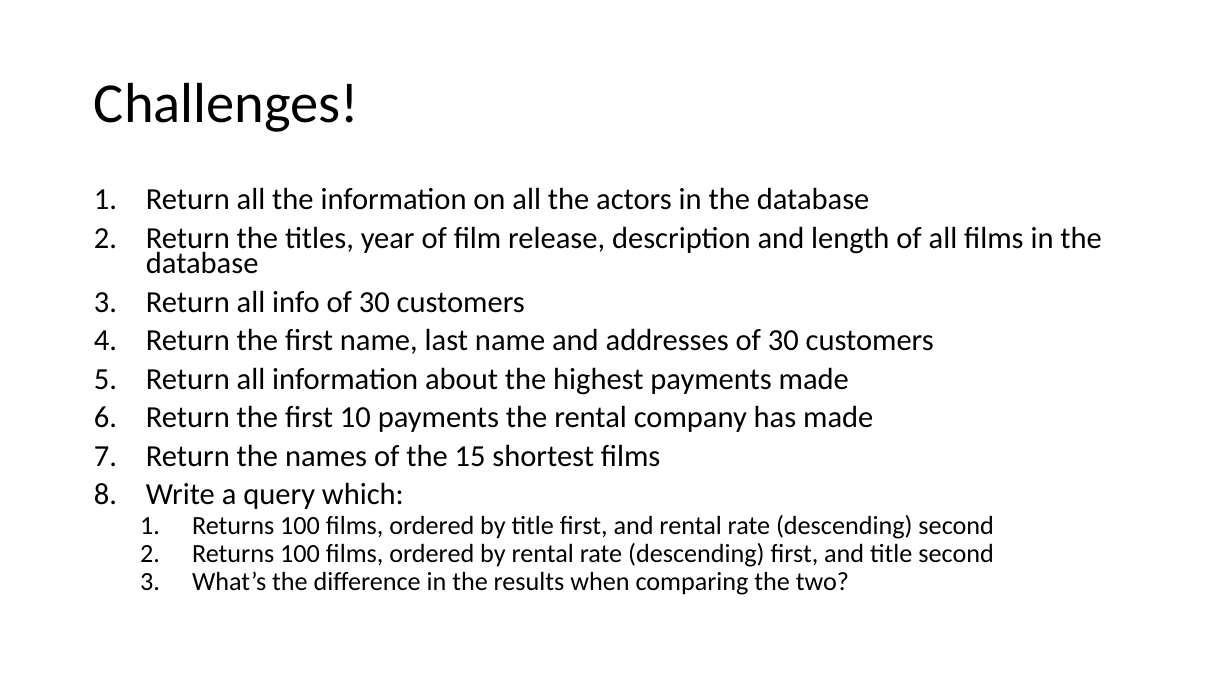
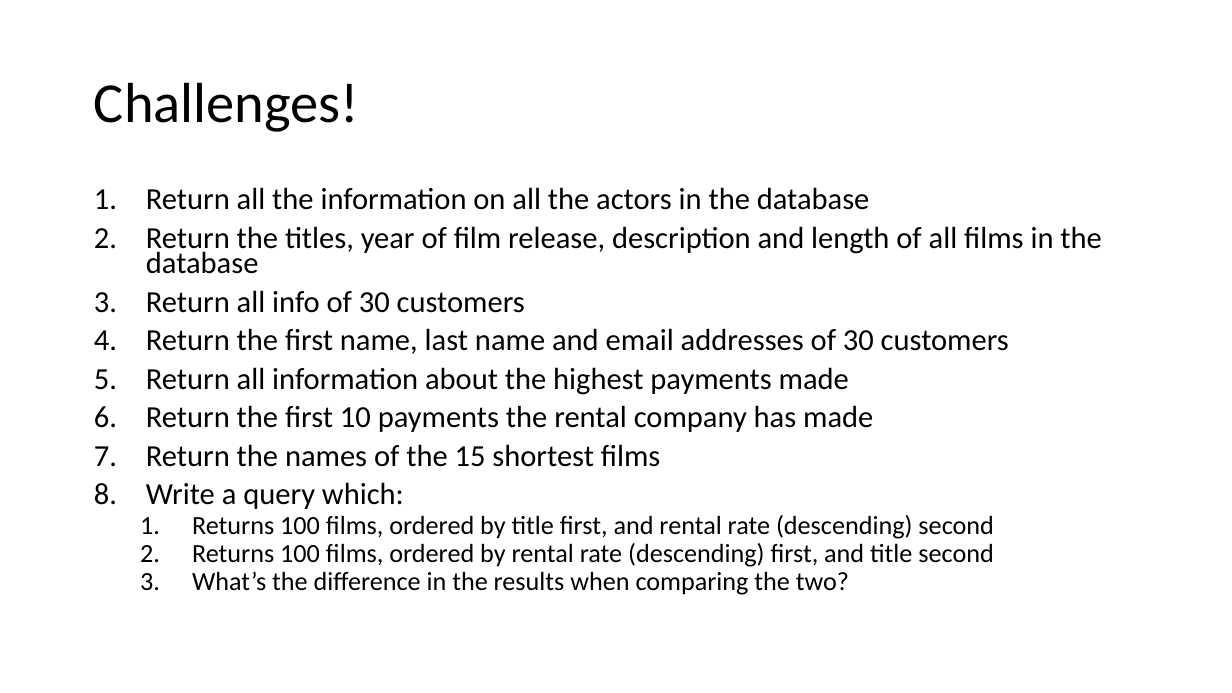
Before and after one commit to vidyasagarbhargava/AiCourse, a slide deck: slide 15 of Chapter 2. Python for Data Scientists/Module 2. SQL/0. SQL Basics.pptx. Drawn at 1232x693 pixels with LibreOffice and Linux fonts; fonts in the diff are those of the drawing. Boxes give left, top, right and bottom in pixels: in the first picture for what was removed or moved away, otherwise in the second. Text is boxed around its words. In the diff, an @@ line names an element or a change of style, - is before the commit and + after.

Commit message:
quick typo fix

```diff
--- a/Chapter 2. Python for Data Scientists/Module 2. SQL/0. SQL Basics.pptx
+++ b/Chapter 2. Python for Data Scientists/Module 2. SQL/0. SQL Basics.pptx
@@ text at (146, 328, 1009, 354): text changed @@
-4. Return the first name, last name and addresses of 30 customers
+4. Return the first name, last name and email addresses of 30 customers
```
